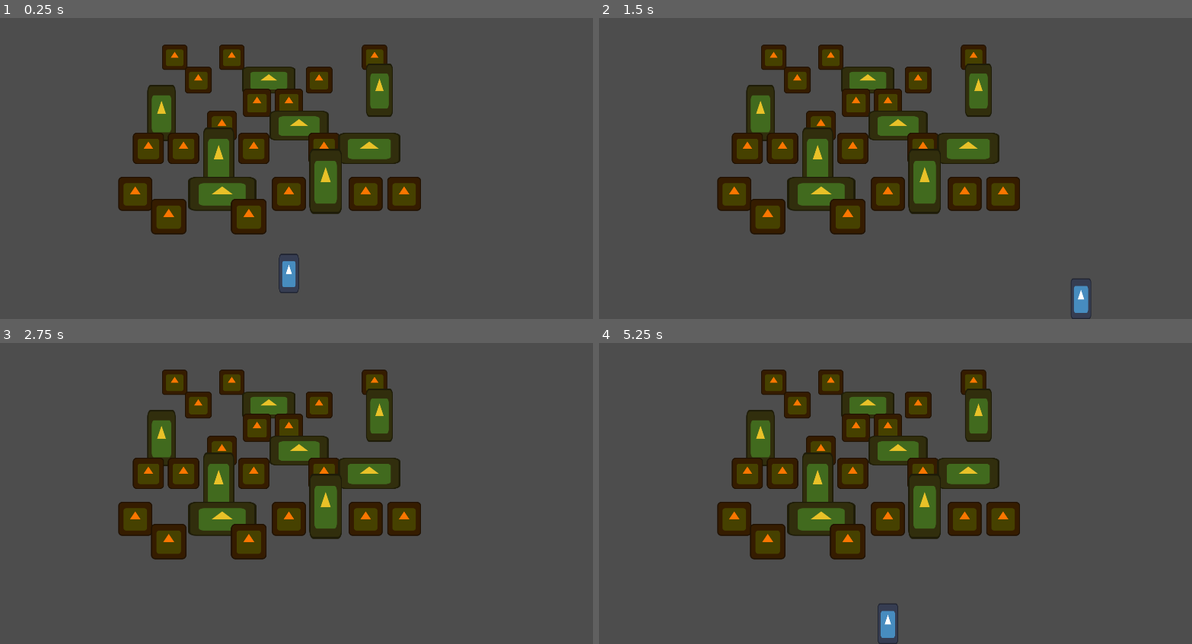
Above: before the commit, frames 1-4 (two rows, left to right).
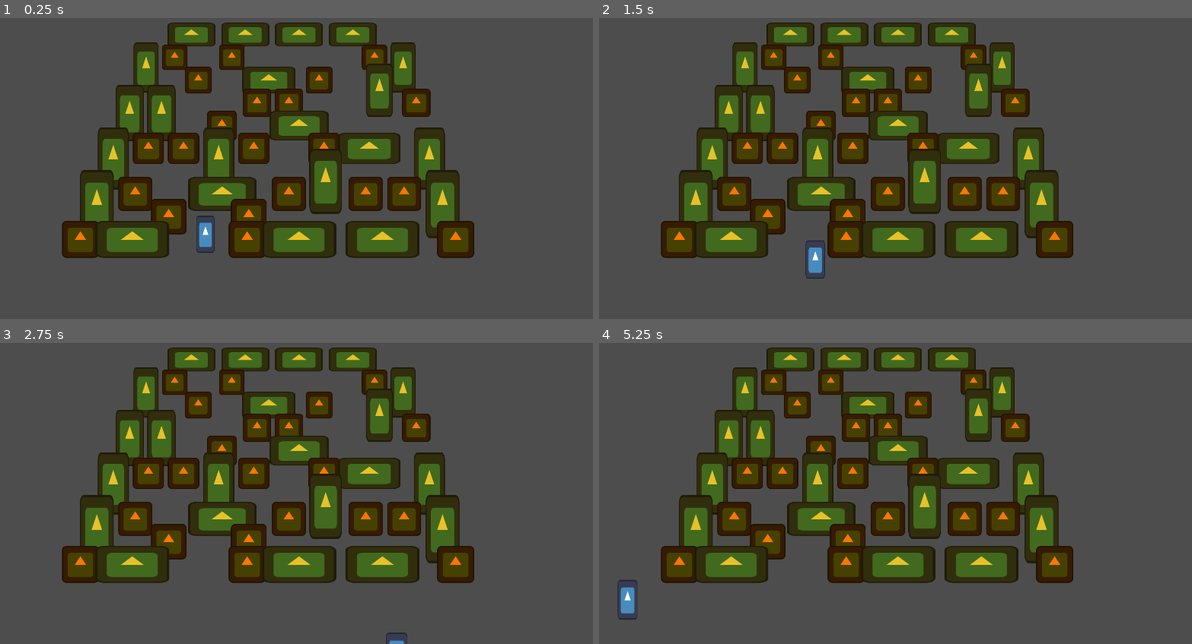
Above: after the commit, the same moments.

Repository: specialOne16/Comfy-Jam-Autumn-2025
Game: Godot game, scene res://map/map.tscn
The game is run twice, just before and just after one commit, with the same random seed, the same clock (stepped at 60 frames per second) and the same inputs. The engine's default icon, where the game draws it, is replaced by a stand-in: a white triangle on a blue panel in a dark square.
Inputs:
- Up to frame 1 (0.25 s): no input
- Up to frame 2 (1.5 s): tap Enter at 0.5 s; hold Right (right) 0.53-1.28 s; hold Down (down) from 1.28 s (still down)
- Up to frame 3 (2.75 s): release Down (down) at 2.03 s; hold Right (right) from 2.03 s (still down)
- Up to frame 4 (5.25 s): release Right (right) at 2.78 s; hold Up (up) 2.78-3.53 s; hold Left (left) 3.53-5.03 s; hold Down (down) from 5.03 s (still down)

The runs differ from the first frame. In frame 1, 16% of the frame differs, in the area x 10-80%, y 1-92%; in frame 2, 16%, in the area x 10-84%, y 1-100%; in frame 3, 15%; in frame 4, 16%.

Commit message:
add outer border

Diff:
--- a/levels_config.gd
+++ b/levels_config.gd
@@ -1,41 +1,63 @@
 const BASE_TILE_SIZE = Vector2(72, 72)
-const MAP_SIZE = 8
+const MAP_SIZE = 10
 const MAP_OFFSET = Vector2(
 	(1920 - BASE_TILE_SIZE.x * MAP_SIZE) / 2,
 	(1080 - BASE_TILE_SIZE.y * MAP_SIZE) / 2,
 )
 
 const BASE_LEVEL = {
+	"player": Vector2i(3, 9),
 	"pumkin": [
-		Vector2i(0, 0),
-		Vector2i(0, 4),
-		Vector2i(0, 6),
 		Vector2i(1, 1),
-		Vector2i(1, 4),
+		Vector2i(1, 5),
 		Vector2i(1, 7),
-		Vector2i(2, 0),
-		Vector2i(2, 3),
-		Vector2i(3, 2),
+		Vector2i(2, 2),
+		Vector2i(2, 5),
+		Vector2i(2, 8),
+		Vector2i(3, 1),
 		Vector2i(3, 4),
-		Vector2i(3, 7),
-		Vector2i(4, 2),
-		Vector2i(4, 6),
-		Vector2i(5, 1),
-		Vector2i(5, 4),
-		Vector2i(6, 6),
-		Vector2i(7, 0),
-		Vector2i(7, 6),
+		Vector2i(4, 3),
+		Vector2i(4, 5),
+		Vector2i(4, 8),
+		Vector2i(5, 3),
+		Vector2i(5, 7),
+		Vector2i(6, 2),
+		Vector2i(6, 5),
+		Vector2i(7, 7),
+		Vector2i(8, 1),
+		Vector2i(8, 7),
+
+		Vector2i(0, 9),
+		Vector2i(4, 9),
+		Vector2i(9, 9),
+		Vector2i(9, 3),
 	],
 	"h_haybale": [
-		Vector2i(3, 1),
-		Vector2i(4, 3),
-		Vector2i(6, 4),
-		Vector2i(2, 6),
+		Vector2i(4, 2),
+		Vector2i(5, 4),
+		Vector2i(7, 5),
+		Vector2i(3, 7),
+
+		Vector2i(1, 0),
+		Vector2i(3, 0),
+		Vector2i(5, 0),
+		Vector2i(7, 0),
+		Vector2i(1, 9),
+		Vector2i(5, 9),
+		Vector2i(7, 9),
 	],
 	"v_haybale": [
-		Vector2i(7, 1),
-		Vector2i(0, 2),
-		Vector2i(2, 4),
-		Vector2i(5, 5),
+		Vector2i(8, 2),
+		Vector2i(1, 3),
+		Vector2i(3, 5),
+		Vector2i(6, 6),
+
+		Vector2i(0, 1),
+		Vector2i(0, 3),
+		Vector2i(0, 5),
+		Vector2i(0, 7),
+		Vector2i(9, 1),
+		Vector2i(9, 5),
+		Vector2i(9, 7),
 	]
 }
--- a/map/map.gd
+++ b/map/map.gd
@@ -4,6 +4,8 @@
 const PUMKIN = preload("res://pumkin/pumkin.tscn")
 const H_HAYBALE = preload("res://haybale/h_haybale.tscn")
 const V_HAYBALE = preload("res://haybale/v_haybale.tscn")
+
+@onready var player: Player = $Player
 
 var grid: Array[Array]
 
@@ -26,6 +28,8 @@
 
 	for haybale_position in LevelsConfig.BASE_LEVEL.v_haybale:
 		_make_v_haybale(haybale_position)
+
+	player.place(LevelsConfig.BASE_LEVEL.player)
 
 	EventManager.push_pumkin.connect(
 		func(pumkin: Pumkin, direction: Vector2i):
--- a/map/perspective_shader.tres
+++ b/map/perspective_shader.tres
@@ -146,5 +146,5 @@
 nodes/vertex/15/position = Vector2(-1080, 1040)
 nodes/vertex/16/node = SubResource("VisualShaderNodeFloatParameter_yfjly")
 nodes/vertex/16/position = Vector2(-640, 1340)
-nodes/vertex/connections = PackedInt32Array(7, 0, 8, 0, 8, 0, 6, 1, 8, 0, 6, 0, 3, 0, 9, 0, 2, 0, 3, 1, 6, 0, 3, 0, 12, 0, 9, 1, 13, 2, 7, 0, 13, 2, 11, 1, 11, 0, 14, 0, 14, 0, 12, 0, 13, 1, 15, 0, 15, 0, 11, 0, 9, 0, 0, 0, 16, 0, 14, 1)
+nodes/vertex/connections = PackedInt32Array(7, 0, 8, 0, 8, 0, 6, 1, 8, 0, 6, 0, 3, 0, 9, 0, 2, 0, 3, 1, 6, 0, 3, 0, 12, 0, 9, 1, 13, 2, 7, 0, 13, 2, 11, 1, 11, 0, 14, 0, 14, 0, 12, 0, 13, 1, 15, 0, 15, 0, 11, 0, 16, 0, 14, 1, 9, 0, 0, 0)
 nodes/fragment/0/position = Vector2(680, 20)
--- a/player/player.gd
+++ b/player/player.gd
@@ -22,12 +22,17 @@
 
 	if collider is Pumkin: collider.player_push(self, delta)
 
-var grow = 1.0
+func place(map_position: Vector2i):
+	position = LevelsConfig.MAP_OFFSET + Vector2(
+		map_position.x * LevelsConfig.BASE_TILE_SIZE.x,
+		map_position.y * LevelsConfig.BASE_TILE_SIZE.y
+	)
+	material.set_shader_parameter("position", position)
+
 func _physics_process(delta):
 	get_input()
 
 	var collision = move_and_collide(velocity * delta)
 	if collision: handle_collision(collision, delta)
 
-	grow += delta
 	material.set_shader_parameter("position", position)
